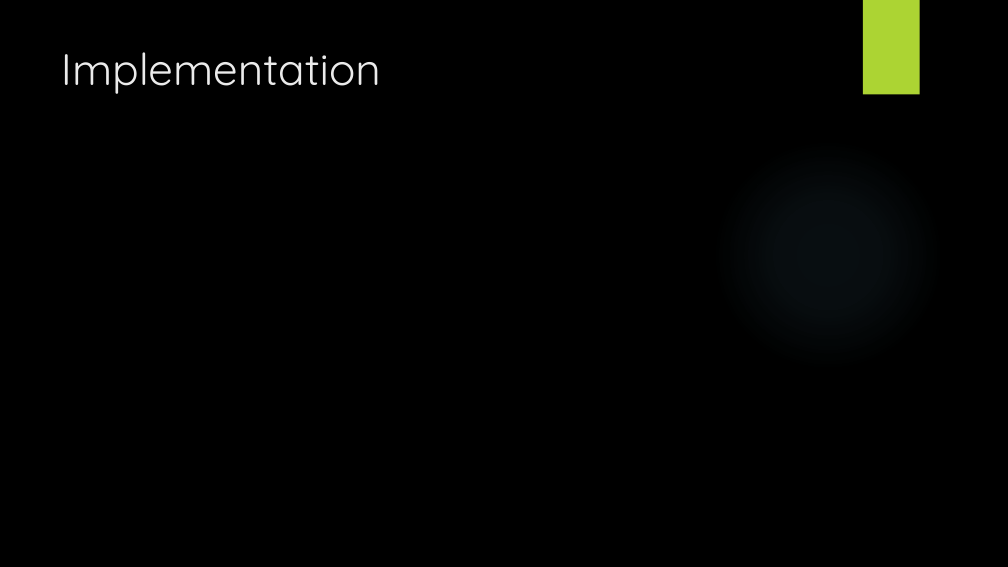
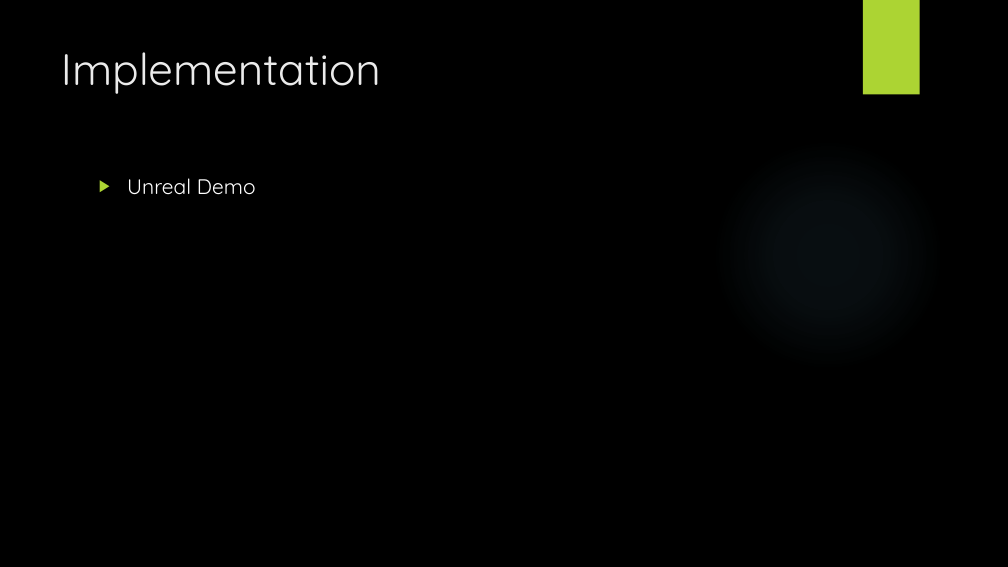
Before and after one commit to c4tTi/navVR, a slide deck: slide 6 of documents/presentation/Navigation in VR Space.pptx (slide 5 before the commit). Drawn at 1008x567 pixels with LibreOffice and Linux fonts; fonts in the diff are those of the drawing; background and template pictures are left out. Boxes give left, top, right and bottom in pixels: in the first picture for what was removed or moved away, otherwise in the second. Text is boxed around its words. In the diff, an @@ line names an element or a change of style, - is before the commit and + after.

```diff
--- a/documents/presentation/Navigation in VR Space.pptx
+++ b/documents/presentation/Navigation in VR Space.pptx
@@ text added at (127, 178, 256, 195), 20 pt, text #FFFFFF @@
+▶ Unreal Demo
```
Also in this commit, not shown: 1 other slide changed, 3 slides added, 2 slides removed.
